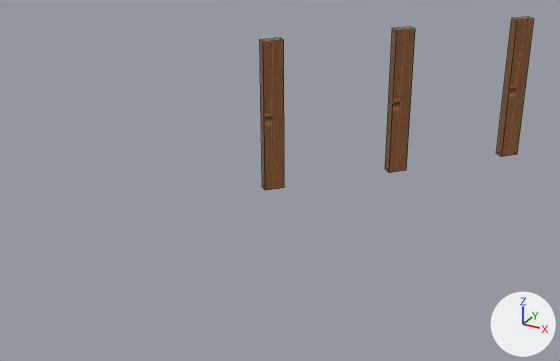
The FBX model Asset/Model/TaehyeonTestScene/Cube.1904.fbx, before and after one commit.
Before and after are seen from a 50 mm lens placed at (38.13, 90.75, 8.73), pointed at (35.3, 95.89, 6.16). Lighting does not change. The marker at lower right points along +X, +Y and +Z. Mesh edges are drawn as thin lines.
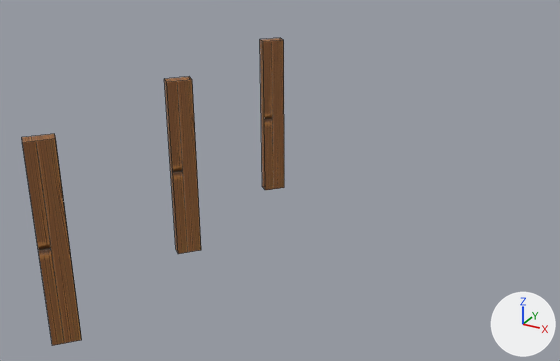
Patch to the scene script:
```diff
--- a/Asset/Model/TaehyeonTestScene/Cube.1904.fbx.py
+++ b/Asset/Model/TaehyeonTestScene/Cube.1904.fbx.py
@@ me_cube_001 @@
 me_cube_001.from_pydata(...)  # 24 vertices, 18 faces; spans x -56.0..56.0, y -416.0..416.0, z -56.0..1569.0
 # used by ob_cube_1904; location = (34.797, 96.677, 6.398); rotation_euler = (1.565, 0.00409, 2.398), in degrees (90, 0.2, 137); scale = (0.000869, 0.00171, 0.00171)
-me_cube_001.vertices[0].co = (-56.0, -416.0, 56.0)  # pixel (284, 187)
-me_cube_001.vertices[1].co = (-56.0, 416.0, 56.0)  # pixel (283, 40)
-me_cube_001.vertices[2].co = (-56.0, -416.0, -56.0)  # pixel (265, 190)
-me_cube_001.vertices[3].co = (-56.0, 416.0, -56.0)  # pixel (263, 41)
-me_cube_001.vertices[4].co = (56.0, -416.0, 56.0)
-me_cube_001.vertices[5].co = (56.0, 416.0, 56.0)  # pixel (280, 37)
-me_cube_001.vertices[6].co = (56.0, -416.0, -56.0)  # pixel (262, 186)
-me_cube_001.vertices[7].co = (56.0, 416.0, -56.0)  # pixel (259, 39)
-me_cube_001.vertices[8].co = (-56.0, -416.0, 812.0)  # pixel (406, 170)
-me_cube_001.vertices[9].co = (-56.0, 416.0, 812.0)  # pixel (415, 28)
-me_cube_001.vertices[10].co = (-56.0, -416.0, 701.0)  # pixel (389, 172)
-me_cube_001.vertices[11].co = (-56.0, 416.0, 701.0)  # pixel (396, 30)
-me_cube_001.vertices[12].co = (56.0, -416.0, 812.0)
-me_cube_001.vertices[13].co = (56.0, 416.0, 812.0)  # pixel (410, 26)
-me_cube_001.vertices[14].co = (56.0, -416.0, 701.0)  # pixel (385, 169)
-me_cube_001.vertices[15].co = (56.0, 416.0, 701.0)  # pixel (392, 28)
-me_cube_001.vertices[16].co = (-56.0, -416.0, 1569.0)  # pixel (517, 154)
-me_cube_001.vertices[17].co = (-56.0, 416.0, 1569.0)  # pixel (534, 18)
-me_cube_001.vertices[18].co = (-56.0, -416.0, 1458.0)  # pixel (501, 156)
-me_cube_001.vertices[19].co = (-56.0, 416.0, 1458.0)  # pixel (517, 20)
-me_cube_001.vertices[20].co = (56.0, -416.0, 1569.0)
-me_cube_001.vertices[21].co = (56.0, 416.0, 1569.0)  # pixel (528, 16)
-me_cube_001.vertices[22].co = (56.0, -416.0, 1458.0)  # pixel (496, 153)
-me_cube_001.vertices[23].co = (56.0, 416.0, 1458.0)  # pixel (511, 18)
+# me_cube_001 part 1
+me_cube_001.vertices[0].co = (3490.0, 569.0, -9671.0)  # pixel (284, 187)
+me_cube_001.vertices[1].co = (3489.0, 711.0, -9671.0)  # pixel (283, 40)
+me_cube_001.vertices[2].co = (3477.0, 569.0, -9657.0)  # pixel (265, 190)
+me_cube_001.vertices[3].co = (3476.0, 711.0, -9657.0)  # pixel (263, 41)
+me_cube_001.vertices[4].co = (3483.0, 569.0, -9678.0)
+me_cube_001.vertices[5].co = (3482.0, 711.0, -9678.0)  # pixel (280, 37)
+me_cube_001.vertices[6].co = (3470.0, 568.0, -9664.0)  # pixel (262, 186)
+me_cube_001.vertices[7].co = (3469.0, 711.0, -9664.0)  # pixel (259, 39)
+me_cube_001.vertices[8].co = (3490.0, 569.0, -9530.0)  # pixel (201, 250)
+me_cube_001.vertices[9].co = (3489.0, 711.0, -9530.0)  # pixel (192, 79)
+me_cube_001.vertices[10].co = (3477.0, 569.0, -9516.0)  # pixel (178, 254)
+me_cube_001.vertices[11].co = (3476.0, 711.0, -9516.0)  # pixel (166, 82)
+me_cube_001.vertices[12].co = (3483.0, 569.0, -9537.0)
+me_cube_001.vertices[13].co = (3482.0, 711.0, -9537.0)  # pixel (189, 76)
+me_cube_001.vertices[14].co = (3470.0, 568.0, -9523.0)  # pixel (175, 248)
+me_cube_001.vertices[15].co = (3469.0, 711.0, -9523.0)  # pixel (164, 78)
+# me_cube_001 part 2
+me_cube_001.vertices[16].co = (3490.0, 569.0, -9389.0)  # pixel (81, 340)
+me_cube_001.vertices[17].co = (3489.0, 711.0, -9389.0)  # pixel (55, 138)
+me_cube_001.vertices[18].co = (3477.0, 569.0, -9375.0)  # pixel (52, 345)
+me_cube_001.vertices[19].co = (3476.0, 711.0, -9375.0)  # pixel (22, 142)
+me_cube_001.vertices[20].co = (3483.0, 569.0, -9396.0)  # pixel (80, 332)
+me_cube_001.vertices[21].co = (3482.0, 711.0, -9396.0)  # pixel (54, 133)
+me_cube_001.vertices[22].co = (3470.0, 568.0, -9382.0)  # pixel (51, 337)
+me_cube_001.vertices[23].co = (3469.0, 711.0, -9382.0)  # pixel (21, 137)
 me_cube_001.materials.append(mat_material_006)
@@ ob_cube_1904 @@
 ob_cube_1904 = bpy.data.objects.new('Cube.1904', me_cube_001)
-ob_cube_1904.location = (34.797, 96.677, 6.398)
-ob_cube_1904.rotation_euler = (1.565, 0.00409, 2.398)  # degrees (90, 0.2, 137)
-ob_cube_1904.scale = (0.000869, 0.00171, 0.00171)
+ob_cube_1904.location = (0.0, 0.0, 0.0)
+ob_cube_1904.rotation_euler = (1.571, 0.0, 0.0)  # degrees (90, 0, 0)
+ob_cube_1904.scale = (0.01, 0.01, 0.01)
```

Location of each change, (x1, y1, x2, y2) in pixels of the pictures (560 x 361 px; the box of a moved part takes in the faces that stretch with it):
'Cube.1904', reshaped, moved, turned, rescaled: before (260, 17, 534, 190); after (22, 38, 284, 346)
part 1 of me_cube_001, moved or reshaped: before (260, 27, 415, 190); after (164, 38, 284, 254)
part 2 of me_cube_001, moved or reshaped: before (497, 17, 534, 157); after (22, 134, 82, 346)
